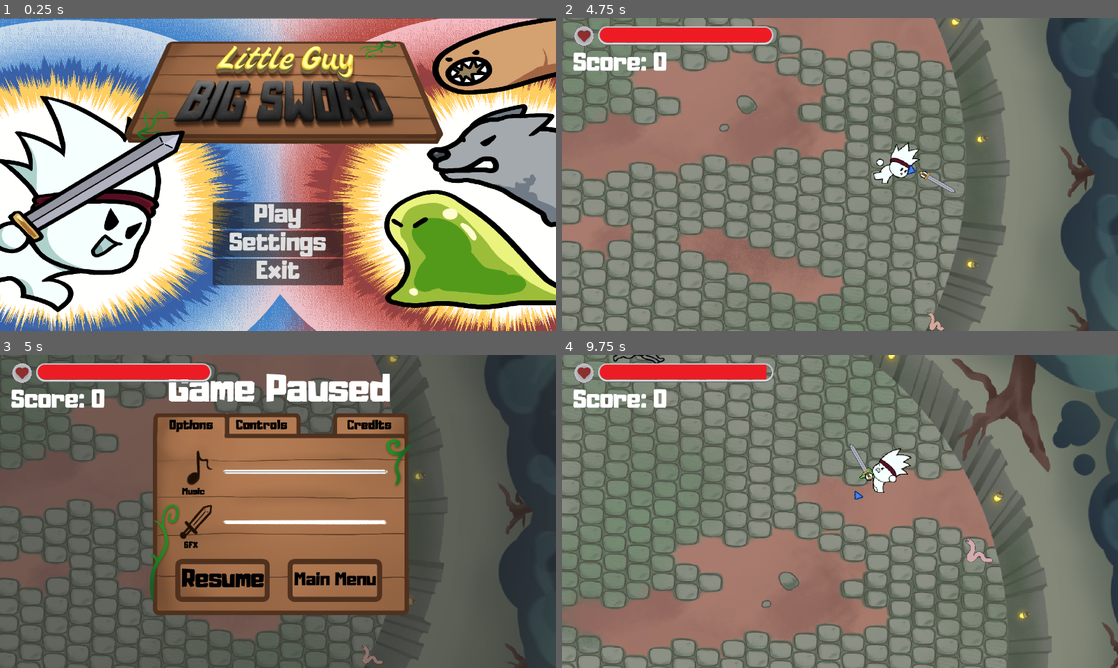
Above: before the commit, frames 1-4 (two rows, left to right).
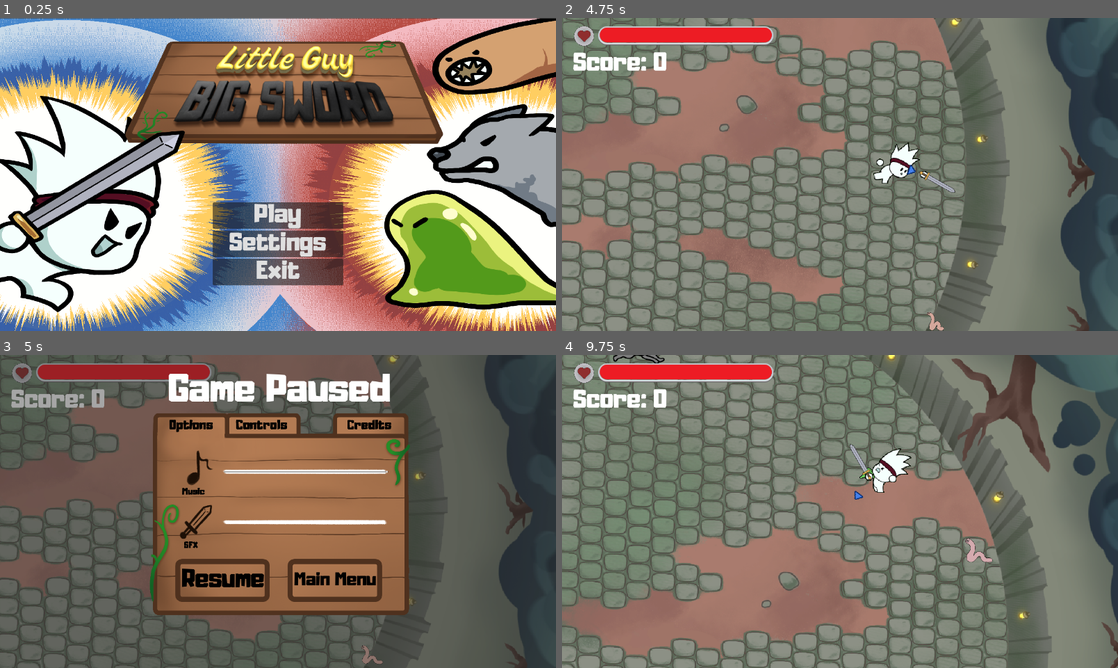
Above: after the commit, the same moments.

Repository: freddder/GMTK_Jam_2024
Game: Godot game, scene res://scenes/main_menu.tscn
Two runs of this game, one before a commit and one after it. Both use one fixed random seed, a clock stepped at 60 frames per second and the inputs below. Sound files missing from this copy of the repository are replaced by a short silence.
Inputs (mouse positions are in pixels of both pictures, inside the frame that each line leads up to):
- Up to frame 1 (0.25 s): no input
- Up to frame 2 (4.75 s): click "Play" at 0.5 s; move the mouse to (962, 158) at 1.27 s; hold D (move_right) 1.28-2.03 s; hold Shift (dash) 1.28-2.03 s; move the mouse to (728, 190) at 2.02 s; hold S (move_down) 2.03-2.78 s; tap Space (heavy_attack) at 2.1 s; move the mouse to (895, 105) at 2.77 s; hold D (move_right) 2.78-3.53 s; click (895, 105) at 2.85 s; move the mouse to (812, 237) at 3.52 s; hold W (move_up) 3.53-4.28 s; right-click (812, 237) at 3.6 s; move the mouse to (1006, 221) at 4.27 s; hold A (move_left) from 4.28 s (still down); hold Shift (dash) from 4.28 s (still down)
- Up to frame 3 (5 s): keep holding A (move_left); keep holding Shift (dash); tap Escape (pause_game) at 4.9 s
- Up to frame 4 (9.75 s): move the mouse to (673, 464) at 5.02 s; release Shift (dash) at 5.03 s; tap Space (heavy_attack) at 5.1, 8.1 s; move the mouse to (867, 511) at 5.77 s; release A (move_left) at 5.78 s; hold S (move_down) 5.78-6.53 s; click (867, 511) at 5.85 s; move the mouse to (756, 433) at 6.52 s; hold D (move_right) 6.53-7.28 s; right-click (756, 433) at 6.6 s; move the mouse to (962, 495) at 7.27 s; hold W (move_up) 7.28-8.03 s; hold Shift (dash) 7.28-8.03 s; move the mouse to (728, 527) at 8.02 s; hold D (move_right) 8.03-8.78 s; move the mouse to (895, 442) at 8.77 s; hold S (move_down) 8.78-9.53 s; click (895, 442) at 8.85 s; move the mouse to (812, 574) at 9.52 s; hold A (move_left) from 9.53 s (still down); right-click (812, 574) at 9.6 s

Frames 1-2 are identical in both runs. In frame 3, 2.6% of the frame differs, in the area x 2-38%, y 2-17%; in frame 4, less than 0.1%.

Commit message:
fix UI layers

Diff:
--- a/scenes/game_hud.tscn
+++ b/scenes/game_hud.tscn
@@ -41,7 +41,8 @@
 offset_top = -22.0
 offset_right = 487.0
 offset_bottom = 106.0
-value = 50.0
+max_value = 1.0
+value = 1.0
 texture_under = ExtResource("3_ylupe")
 texture_progress = ExtResource("4_dlg05")
 
@@ -63,10 +64,13 @@
 grow_vertical = 2
 
 [node name="GameOverHUD" parent="." instance=ExtResource("2_ysbhh")]
+layer = 2
 visible = false
 
 [node name="GameVictoryMenu" parent="." instance=ExtResource("3_ihwa7")]
+layer = 2
 visible = false
 
 [node name="PauseMenu" parent="." instance=ExtResource("4_jmil8")]
+layer = 2
 visible = false
--- a/scenes/game_over_menu.tscn
+++ b/scenes/game_over_menu.tscn
@@ -4,6 +4,7 @@
 [ext_resource type="Theme" uid="uid://bkbdw0jadsuqp" path="res://content/ui/default_theme.tres" id="2_gsmq4"]
 
 [node name="GameOverHUD" type="CanvasLayer"]
+layer = 2
 script = ExtResource("1_jojhx")
 
 [node name="Label" type="Label" parent="."]
--- a/scenes/pause_menu.tscn
+++ b/scenes/pause_menu.tscn
@@ -1,13 +1,14 @@
-[gd_scene load_steps=6 format=3 uid="uid://der4548t8eleq"]
+[gd_scene load_steps=6 format=3 uid="uid://brvq3ts54m1ep"]
 
 [ext_resource type="Script" path="res://scripts/pause_menu.gd" id="1_q243c"]
 [ext_resource type="Theme" uid="uid://bkbdw0jadsuqp" path="res://content/ui/default_theme.tres" id="2_d7j75"]
 [ext_resource type="Shortcut" uid="uid://ldicu5hglvp2" path="res://content/ui/default_button_shortcut.tres" id="3_nxt2r"]
 [ext_resource type="FontFile" uid="uid://bi0gex0agxwfh" path="res://content/fonts/Adumu.ttf" id="3_wtqal"]
-[ext_resource type="PackedScene" uid="uid://dj3c2202x78v7" path="res://scenes/settings_menu.tscn" id="4_bfene"]
+[ext_resource type="PackedScene" uid="uid://b581mq5i0olgm" path="res://scenes/settings_menu.tscn" id="4_bfene"]
 
 [node name="PauseMenu" type="CanvasLayer"]
 process_mode = 3
+layer = 2
 script = ExtResource("1_q243c")
 
 [node name="SettingsMenu" parent="." instance=ExtResource("4_bfene")]
@@ -50,6 +51,8 @@
 vertical_alignment = 1
 
 [node name="Label" type="Label" parent="SettingsMenu"]
+z_index = 5
+z_as_relative = false
 anchors_preset = 8
 anchor_left = 0.5
 anchor_top = 0.5
--- a/scenes/settings_menu.tscn
+++ b/scenes/settings_menu.tscn
@@ -6,6 +6,7 @@
 [ext_resource type="Texture2D" uid="uid://c1v2n3dwtcm4" path="res://content/ui/credits_ui.png" id="4_btxrc"]
 
 [node name="SettingsMenu" type="CanvasLayer"]
+layer = 2
 script = ExtResource("1_2l747")
 
 [node name="ColorRect" type="ColorRect" parent="."]
--- a/scripts/game_hud.gd
+++ b/scripts/game_hud.gd
@@ -7,5 +7,6 @@
 	player.health_changed.connect(update_health_bar)
 	update_health_bar()
 
+
 func update_health_bar():
-	$HealthBar.value = player.health * 100 / player.default_health
+	$HealthBar.value = player.health / player.default_health
Not shown: 1 places in scenes/game_hud.tscn that only renumber resources
Not shown: 1 places in scenes/settings_menu.tscn that only renumber resources
